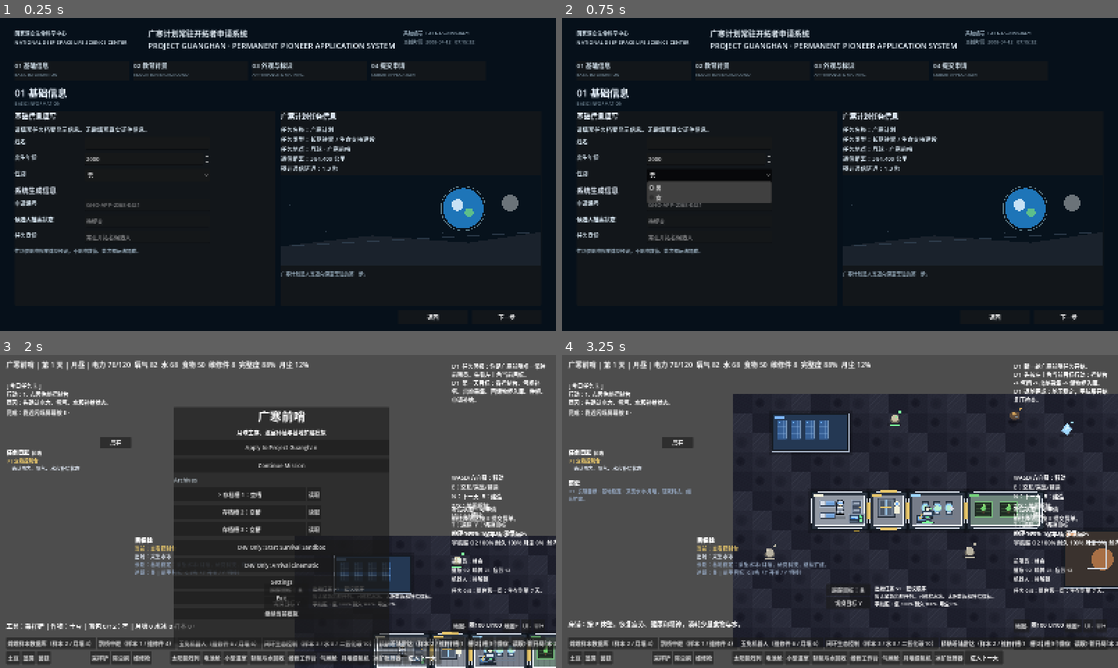
Above: before the commit, frames 1-4 (two rows, left to right).
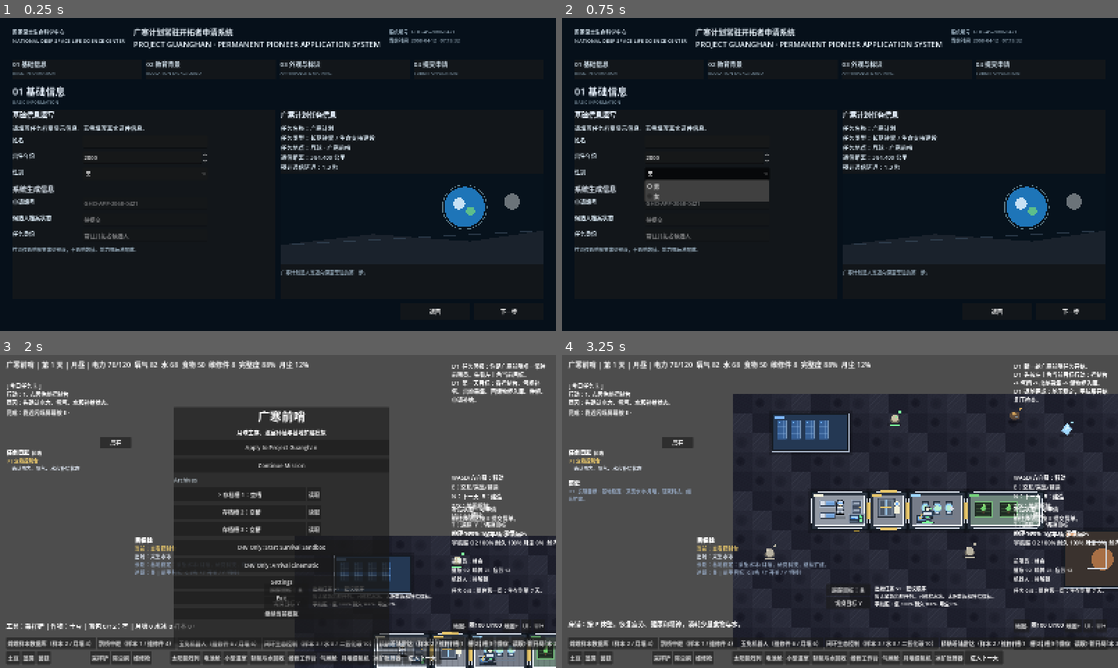
Above: after the commit, the same moments.

Repository: chinnseii/guanghan-outpost
Game: Godot game, scene res://scenes/application/ApplicationStartScene.tscn
Two runs of this game, one before a commit and one after it. Both use one fixed random seed, a clock stepped at 60 frames per second and the inputs below. This scene is started directly instead of the project's main scene.
Inputs:
- Up to frame 1 (0.25 s): no input
- Up to frame 2 (0.75 s): click "男" at 0.5 s
- Up to frame 3 (2 s): click "返回" at 1.25 s
- Up to frame 4 (3.25 s): click "Dev Only: Start Survival Sand…" at 2 s; click "知道了，开始执行" at 2.75 s

The runs differ from the first frame. In frame 1, 7.0% of the frame differs, in the area x 2-96%, y 3-97%; in frame 2, 7.2%; in frame 3, less than 0.1%; in frame 4, nothing differs.

Commit message:
Polish Sprint 03 application UI

Diff:
--- a/scripts/application/application_flow_scene.gd
+++ b/scripts/application/application_flow_scene.gd
@@ -38,6 +38,7 @@
 var is_reviewing := false
 
 var page_body: VBoxContainer
+var content_scroll: ScrollContainer
 var footer: HBoxContainer
 var status_label: Label
 var name_edit: LineEdit
@@ -96,30 +97,42 @@
 
 	var root := VBoxContainer.new()
 	root.name = "ApplicationShell"
-	root.position = Vector2(42, 28)
-	root.size = Vector2(1516, 840)
+	root.set_anchors_preset(Control.PRESET_FULL_RECT)
+	root.offset_left = 36
+	root.offset_top = 24
+	root.offset_right = -36
+	root.offset_bottom = -32
 	root.add_theme_constant_override("separation", 12)
 	add_child(root)
 
 	var header := HBoxContainer.new()
 	header.add_theme_constant_override("separation", 24)
 	root.add_child(header)
-	_add_header_label(header, "国家深空生命科学中心\nNATIONAL DEEP SPACE LIFE SCIENCE CENTER", Vector2(360, 58), 15, Color("#d8e7f2"))
-	_add_header_label(header, "广寒计划常驻开拓者申请系统\nPROJECT GUANGHAN · PERMANENT PIONEER APPLICATION SYSTEM", Vector2(710, 58), 22, Color("#edf7ff"))
-	_add_header_label(header, "系统编号  GHO-AS-2068-0421\n当前时间  2068-04-12   07:15:32", Vector2(330, 58), 14, Color("#8fa3b2"))
+	_add_header_label(header, "国家深空生命科学中心\nNATIONAL DEEP SPACE LIFE SCIENCE CENTER", Vector2(280, 58), 15, Color("#d8e7f2"))
+	_add_header_label(header, "广寒计划常驻开拓者申请系统\nPROJECT GUANGHAN · PERMANENT PIONEER APPLICATION SYSTEM", Vector2(520, 58), 22, Color("#edf7ff"))
+	_add_header_label(header, "系统编号  GHO-AS-2068-0421\n当前时间  2068-04-12   07:15:32", Vector2(240, 58), 14, Color("#8fa3b2"))
 
 	root.add_child(HSeparator.new())
 	_add_step_bar(root)
+
+	content_scroll = ScrollContainer.new()
+	content_scroll.name = "ContentArea"
+	content_scroll.horizontal_scroll_mode = ScrollContainer.SCROLL_MODE_DISABLED
+	content_scroll.size_flags_vertical = Control.SIZE_EXPAND_FILL
+	root.add_child(content_scroll)
 
 	page_body = VBoxContainer.new()
 	page_body.name = "PageBody"
 	page_body.size_flags_vertical = Control.SIZE_EXPAND_FILL
+	page_body.size_flags_horizontal = Control.SIZE_EXPAND_FILL
 	page_body.add_theme_constant_override("separation", 12)
-	root.add_child(page_body)
+	content_scroll.add_child(page_body)
 
 	footer = HBoxContainer.new()
 	footer.name = "Footer"
 	footer.alignment = BoxContainer.ALIGNMENT_END
+	footer.custom_minimum_size = Vector2(0, 48)
+	footer.size_flags_vertical = Control.SIZE_SHRINK_END
 	footer.add_theme_constant_override("separation", 12)
 	root.add_child(footer)
 
@@ -137,7 +150,8 @@
 	root.add_child(row)
 	for key in ["identity", "education", "appearance", "review"]:
 		var panel := PanelContainer.new()
-		panel.custom_minimum_size = Vector2(330, 58)
+		panel.custom_minimum_size = Vector2(270, 58)
+		panel.size_flags_horizontal = Control.SIZE_EXPAND_FILL
 		row.add_child(panel)
 		var box := VBoxContainer.new()
 		panel.add_child(box)
@@ -498,8 +512,8 @@
 	page_body.add_child(row)
 	var left := _add_panel(row)
 	var right := _add_panel(row)
-	left.custom_minimum_size = Vector2(1380.0 * left_ratio, 560)
-	right.custom_minimum_size = Vector2(1380.0 * (1.0 - left_ratio), 560)
+	left.custom_minimum_size = Vector2(1100.0 * left_ratio, 430)
+	right.custom_minimum_size = Vector2(1100.0 * (1.0 - left_ratio), 430)
 	return [left, right]
 
 func _add_panel(parent: Node) -> VBoxContainer:
@@ -588,13 +602,63 @@
 func _add_confirmation_check(parent: VBoxContainer, text: String) -> void:
 	var check := CheckBox.new()
 	check.text = text
-	check.modulate = Color("#d8e7f2")
+	check.custom_minimum_size = Vector2(0, 40)
+	check.add_theme_icon_override("unchecked", _make_checkbox_icon(false))
+	check.add_theme_icon_override("checked", _make_checkbox_icon(true))
 	check.add_theme_font_size_override("font_size", 16)
+	check.add_theme_color_override("font_color", Color("#d8e7f2"))
+	check.add_theme_color_override("font_hover_color", Color("#eaf4ff"))
+	check.add_theme_color_override("font_pressed_color", Color("#eaf4ff"))
+	check.add_theme_color_override("font_focus_color", Color("#eaf4ff"))
+	_style_confirmation_check(check)
 	check.toggled.connect(func(_pressed: bool):
+		_style_confirmation_check(check)
 		_update_submit_enabled()
 	)
 	parent.add_child(check)
 	confirmation_checks.append(check)
+
+func _style_confirmation_check(check: CheckBox) -> void:
+	var box := StyleBoxFlat.new()
+	box.bg_color = Color("#12324a") if check.button_pressed else Color("#0a1823")
+	box.border_color = Color("#5fb8ff") if check.button_pressed else Color("#5d829a")
+	box.set_border_width_all(1)
+	box.corner_radius_top_left = 4
+	box.corner_radius_top_right = 4
+	box.corner_radius_bottom_left = 4
+	box.corner_radius_bottom_right = 4
+	box.content_margin_left = 10
+	box.content_margin_right = 10
+	box.content_margin_top = 6
+	box.content_margin_bottom = 6
+	check.add_theme_stylebox_override("normal", box)
+	check.add_theme_stylebox_override("hover", box)
+	check.add_theme_stylebox_override("pressed", box)
+	check.add_theme_stylebox_override("hover_pressed", box)
+	check.add_theme_stylebox_override("focus", box)
+
+func _make_checkbox_icon(checked: bool) -> Texture2D:
+	var image := Image.create(24, 24, false, Image.FORMAT_RGBA8)
+	image.fill(Color(0, 0, 0, 0))
+	var border := Color("#5fb8ff") if checked else Color("#8db4cb")
+	var fill := Color("#174466") if checked else Color("#0f2533")
+	for y in range(3, 21):
+		for x in range(3, 21):
+			if x <= 4 or x >= 19 or y <= 4 or y >= 19:
+				image.set_pixel(x, y, border)
+			else:
+				image.set_pixel(x, y, fill)
+	if checked:
+		var mark := Color("#eaf7ff")
+		var points := [
+			Vector2i(8, 12), Vector2i(9, 13), Vector2i(10, 14),
+			Vector2i(11, 15), Vector2i(12, 14), Vector2i(13, 13),
+			Vector2i(14, 12), Vector2i(15, 11), Vector2i(16, 10),
+		]
+		for point in points:
+			image.set_pixelv(point, mark)
+			image.set_pixel(point.x, point.y + 1, mark)
+	return ImageTexture.create_from_image(image)
 
 func _update_submit_enabled() -> void:
 	if submit_button == null:
Not shown, changed: ITERATION_PLAN.md
Not shown, changed: README.md
